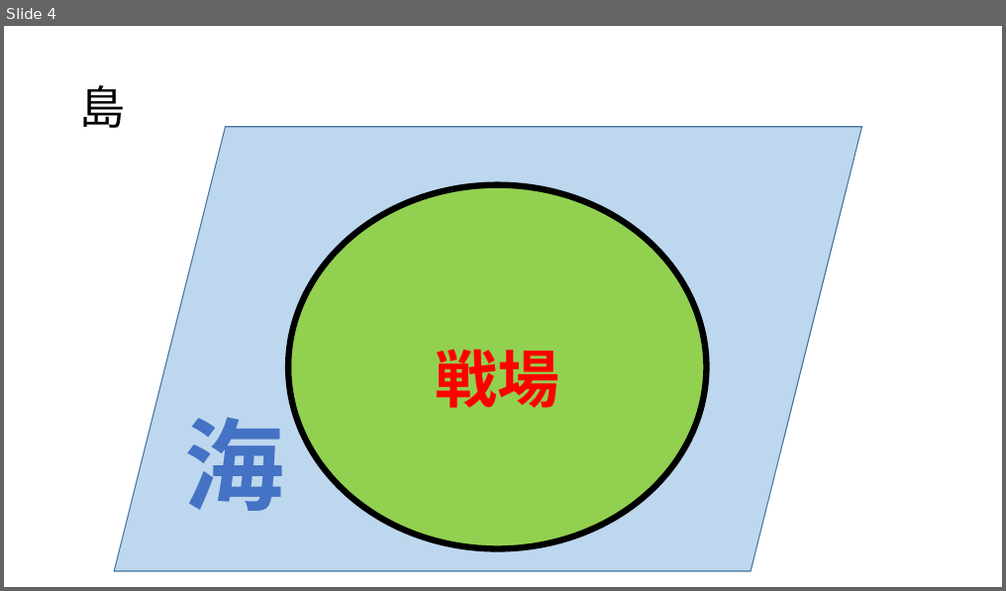
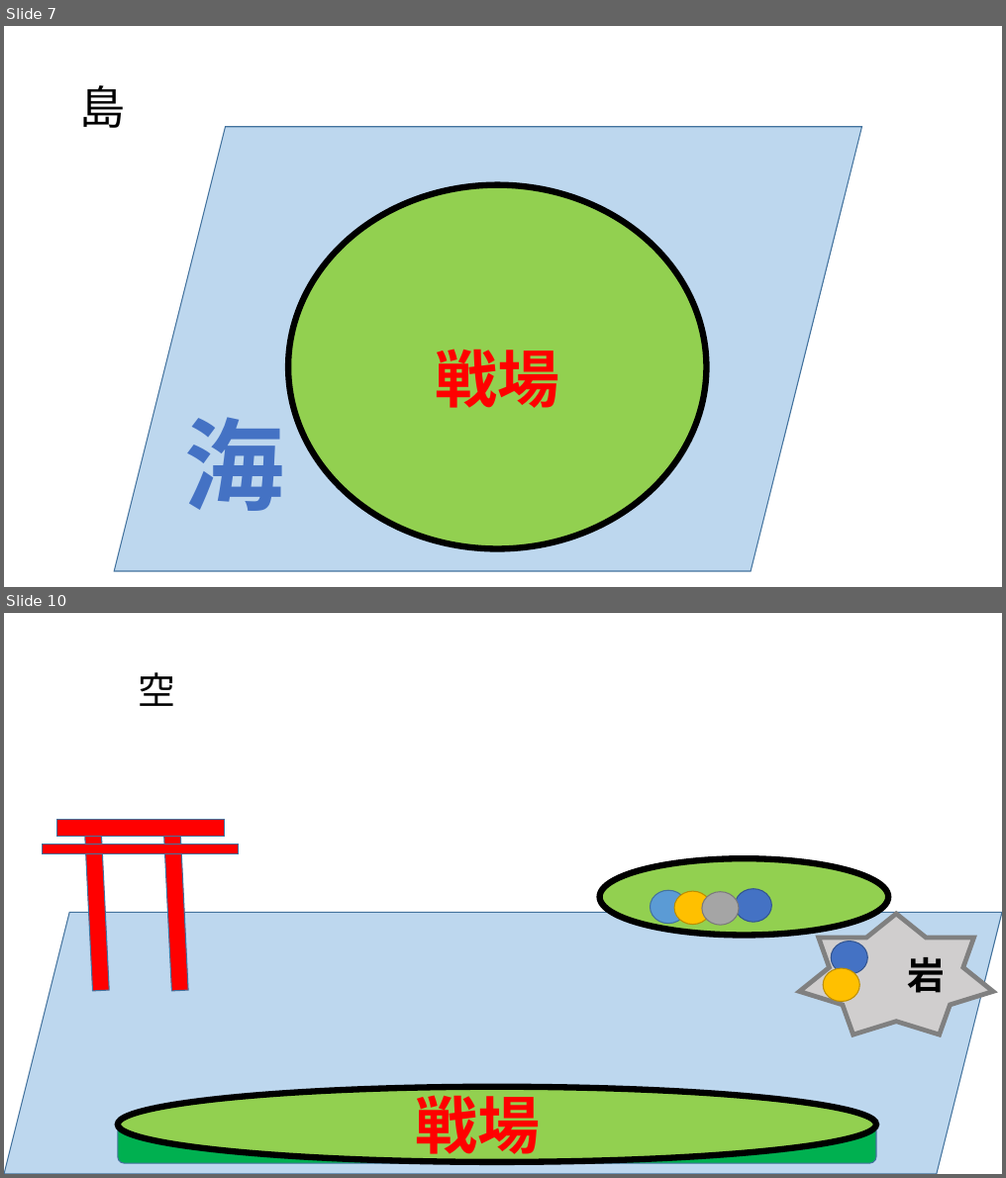
Before and after one commit to MizukiKato0416/sotsugyou_time_kato, a slide deck: ステージ構成案.pptx. Shown one above the other, each under a label of ours: slide 4 before the commit, slides 7 and 10 after it; the slides between them are not shown. The pictures are 1006x591 and 1006x1178 pixels, drawn with LibreOffice and Linux fonts; fonts in the diff are those of the drawing. Boxes give left, top, right and bottom in pixels: in the first picture for what was removed or moved away, otherwise in the second. Text is boxed around its words. In the diff, an @@ line names an element or a change of style, - is before the commit and + after.

```diff
--- a/ステージ構成案.pptx
+++ b/ステージ構成案.pptx
@@ slide 10 added at (x1=4, y1=613, x2=1002, y2=1174), background #FFFFFF @@
@@ text added at (x1=139, y1=672, x2=176, y2=706), 36 pt, text #000000 @@
+空
@@ rectangle added at (x1=56, y1=820, x2=224, y2=836), fill #FF0000, outline #43739E 1 pt @@
@@ rectangle added at (x1=43, y1=845, x2=239, y2=854), fill #FF0000, outline #43739E 1 pt @@
@@ rectangle added at (x1=84, y1=823, x2=109, y2=991), fill #FF0000, outline #43739E 1 pt @@
@@ rectangle added at (x1=163, y1=823, x2=188, y2=991), fill #FF0000, outline #43739E 1 pt @@
@@ ellipse added at (x1=600, y1=859, x2=889, y2=935), fill #92D050, outline #000000 6 pt @@
@@ ellipse added at (x1=650, y1=891, x2=687, y2=924), fill #5B9BD5, outline #43739E 1 pt @@
@@ ellipse added at (x1=675, y1=891, x2=712, y2=925), fill #FFC000, outline #BD8E00 1 pt @@
@@ ellipse added at (x1=702, y1=892, x2=739, y2=925), fill #A5A5A5, outline #7A7A7A 1 pt @@
@@ ellipse added at (x1=736, y1=889, x2=772, y2=922), fill #4472C4, outline #325491 1 pt @@
@@ parallelogram added at (x1=4, y1=912, x2=1002, y2=1174), fill #BDD7EE, outline #43739E 1 pt @@
@@ star added at (x1=800, y1=914, x2=994, y2=1035), fill #D0CECE, outline #808080 4.5 pt @@
@@ ellipse added at (x1=823, y1=968, x2=859, y2=1001), fill #FFC000, outline #BD8E00 1 pt @@
@@ ellipse added at (x1=832, y1=942, x2=868, y2=974), fill #4472C4, outline #325491 1 pt @@
@@ text added at (x1=908, y1=958, x2=945, y2=993), 36 pt, text #000000, bold @@
+岩
@@ ellipse added at (x1=118, y1=1087, x2=876, y2=1162), fill #92D050, outline #000000 6 pt @@
@@ text added at (x1=415, y1=1085, x2=540, y2=1163), 60 pt, text #FF0000, bold @@
+戦場
@@ rounded rectangle added at (x1=118, y1=1125, x2=876, y2=1164), fill #00B050, outline #43739E 1 pt @@
@@ what was slide 4 is now slide 7 @@
```
Also in this commit, not shown: 4 other slides changed, 5 other slides added, 1 other file.
